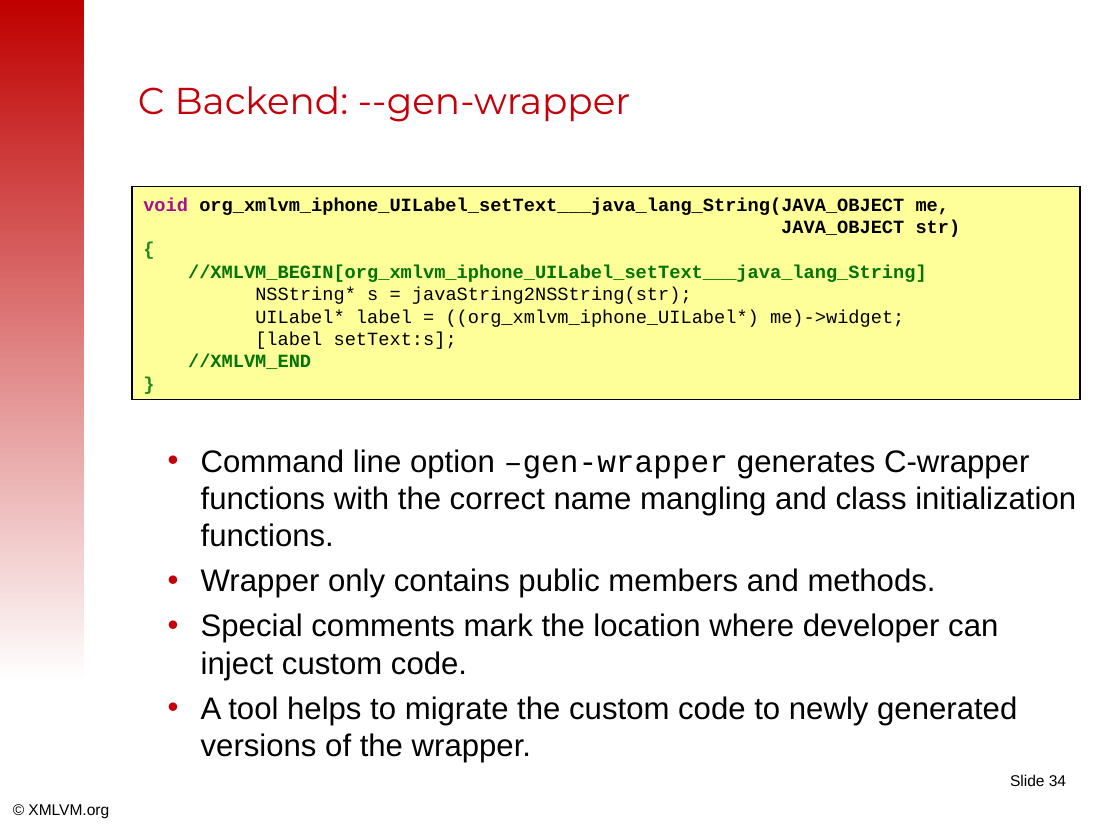
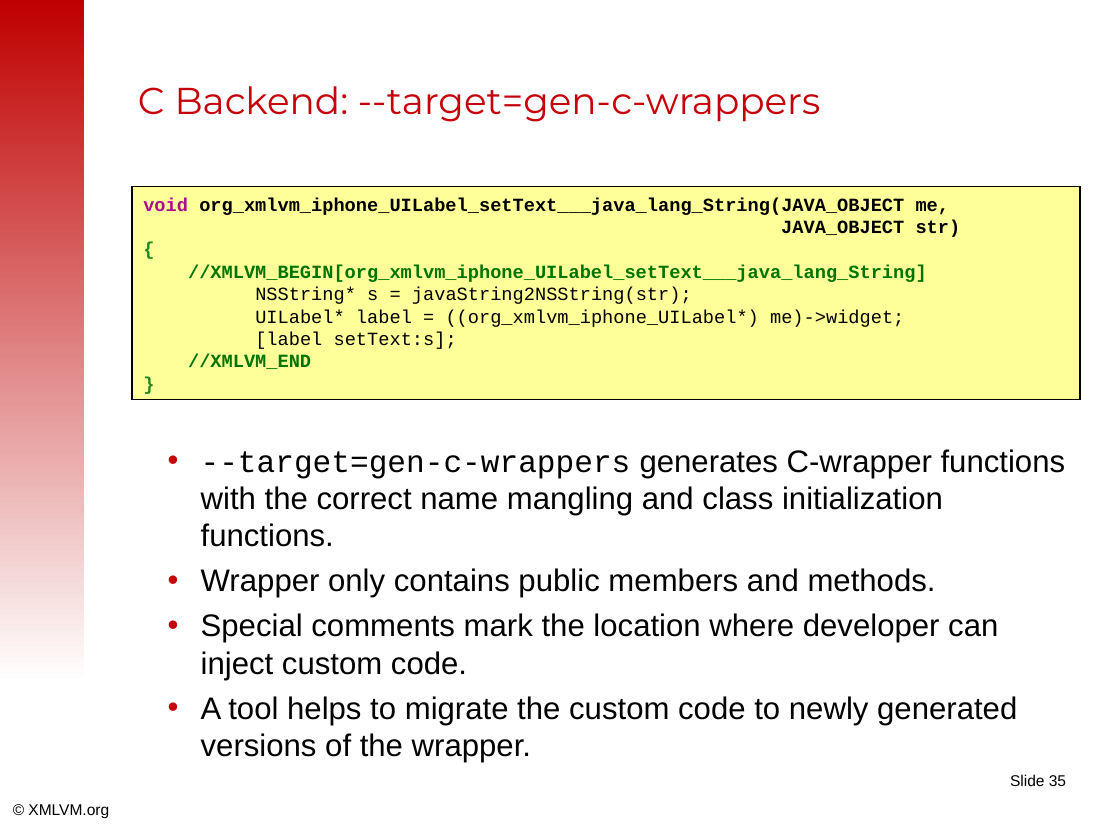
Before and after one commit to tisoft/xmlvm, a slide deck: slide 35 of doc/slides/android2iphone-master.odp (slide 34 before the commit). Drawn at 1120x840 pixels with LibreOffice and Linux fonts; fonts in the diff are those of the drawing; background and template pictures are left out. Boxes give left, top, right and bottom in pixels: in the first picture for what was removed or moved away, otherwise in the second. Text is boxed around its words. In the diff, an @@ line names an element or a change of style, - is before the commit and + after.

```diff
--- a/doc/slides/android2iphone-master.odp
+++ b/doc/slides/android2iphone-master.odp
@@ title at bbox=[138, 86, 820, 122]: text changed @@
-C Backend: --gen-wrapper
+C Backend: --target=gen-c-wrappers
@@ text at bbox=[201, 449, 1066, 547]: text changed @@
-• Command line option –gen-wrapper generates C-wrapper functions with the correct name mangling and class initialization functions.
+• --target=gen-c-wrappers generates C-wrapper functions with the correct name mangling and class initialization functions.
@@ page number at bbox=[1010, 774, 1066, 786]: text changed @@
-Slide 34
+Slide 35
```
Also in this commit, not shown: 13 other slides changed, 4 slides added, 3 slides removed.
